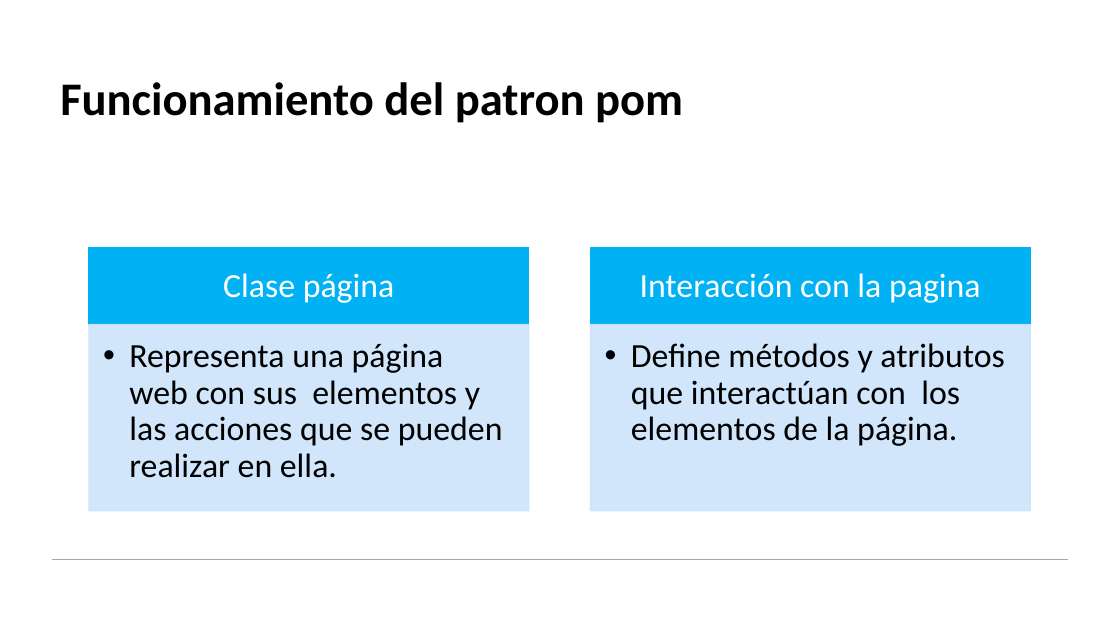
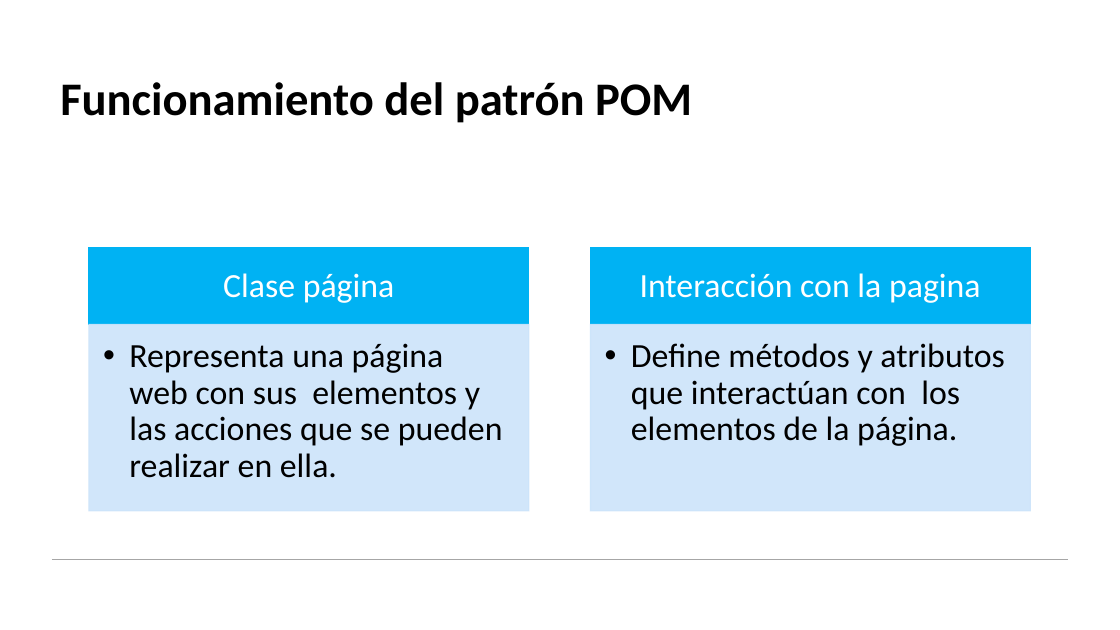
Before and after one commit to scastillop05/selenium-python-2025-2, a slide deck: slide 24 of Taller Automatización de Pruebas - 2025.pptx. Drawn at 1120x630 pixels with LibreOffice and Linux fonts; fonts in the diff are those of the drawing. Boxes give left, top, right and bottom in pixels: in the first picture for what was removed or moved away, otherwise in the second. Text is boxed around its words. In the diff, an @@ line names an element or a change of style, - is before the commit and + after.

```diff
--- a/Taller Automatización de Pruebas - 2025.pptx
+++ b/Taller Automatización de Pruebas - 2025.pptx
@@ title at (60, 82, 692, 123): text changed @@
-Funcionamiento del patron pom
+Funcionamiento del patrón POM
```
Also in this commit, not shown: 1 other slide changed, 1 other file.
